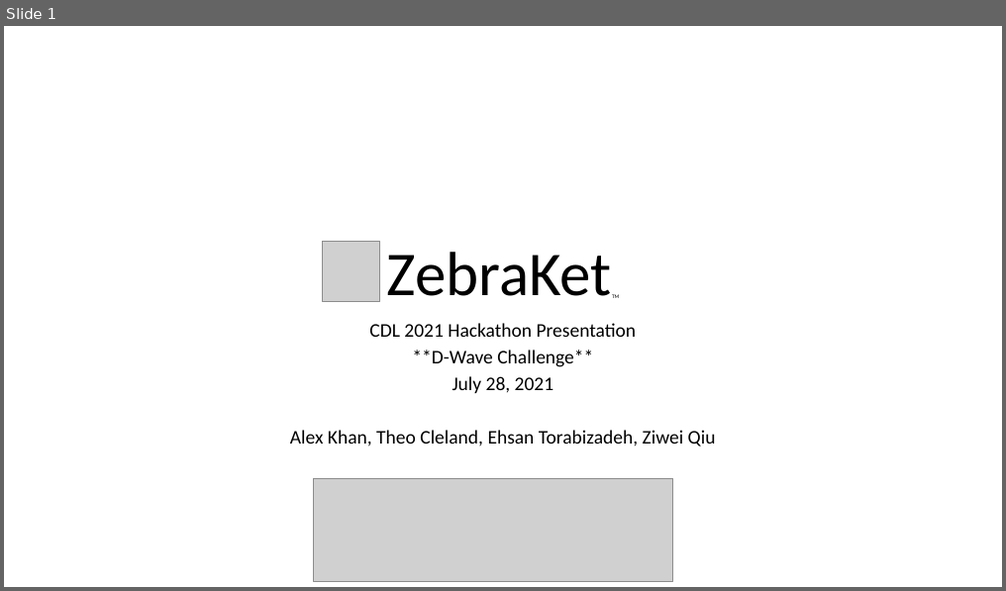
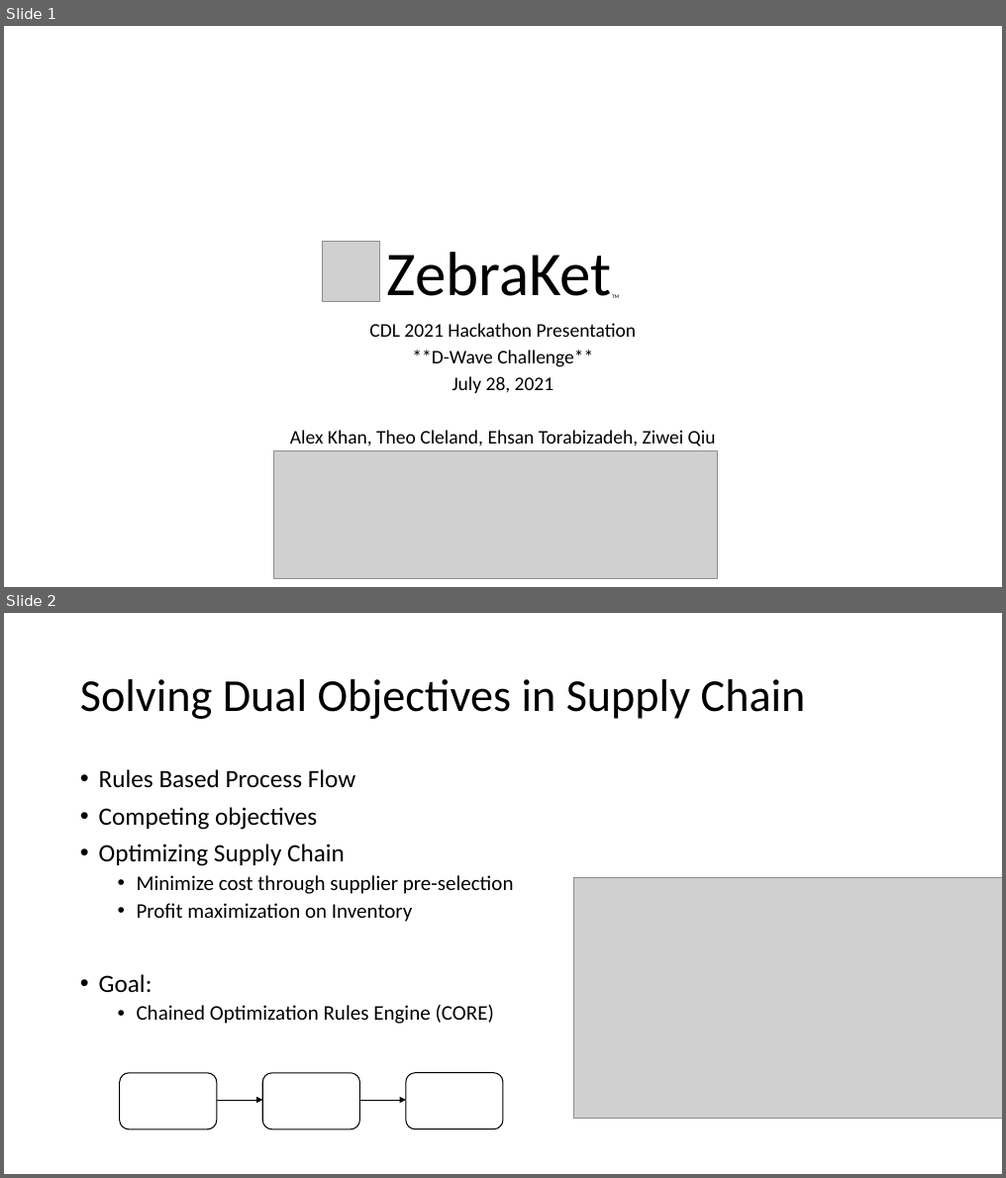
Before and after one commit to CDL-Quantum/Hackathon2021, a slide deck: ZebraKet/ZebraKet.pptx. Shown one above the other, each under a label of ours: slide 1 before the commit, slides 1 and 2 after it. The pictures are 1006x591 and 1006x1178 pixels, drawn with LibreOffice and Linux fonts; fonts in the diff are those of the drawing; grey boxes stand for pictures. Boxes give left, top, right and bottom in pixels: in the first picture for what was removed or moved away, otherwise in the second. Text is boxed around its words. In the diff, an @@ line names an element or a change of style, - is before the commit and + after.

Commit message:
Updated powerpoint and images

```diff
--- a/ZebraKet/ZebraKet.pptx
+++ b/ZebraKet/ZebraKet.pptx
@@ slide 2 added at (4,613,1002,1174), background #FFFFFF @@
@@ title added at (80,679,806,719), 44 pt, text #000000 @@
+Solving Dual Objectives in Supply Chain
@@ text added at (99,769,514,1024), 20 pt, text #000000 @@
+• Rules Based Process Flow
+• Competing objectives
+• Optimizing Supply Chain
+  • Minimize cost through supplier pre-selection
+  • Profit maximization on Inventory
+• Goal:
+  • Chained Optimization Rules Engine (CORE)
@@ picture added at (573,878,1002,1119) @@
@@ freeform shape added at (119,1073,217,1130), fill #FFFFFF, outline #000000 1 pt @@
@@ freeform shape added at (263,1073,360,1130), fill #FFFFFF, outline #000000 1 pt @@
@@ freeform shape added at (406,1073,503,1130), fill #FFFFFF, outline #000000 1 pt @@
@@ arrow added from (217, 1100) to (263, 1100), #000000 0.5 pt @@
@@ arrow added from (359, 1100) to (406, 1100), #000000 0.5 pt @@
@@ slide 1 changed as well @@
@@ picture: place and size @@
-picture at (313,478,673,581)
+picture at (273,452,718,578)
```
Also in this commit, not shown: 3 other slides added, 3 slides removed, 2 other files.
